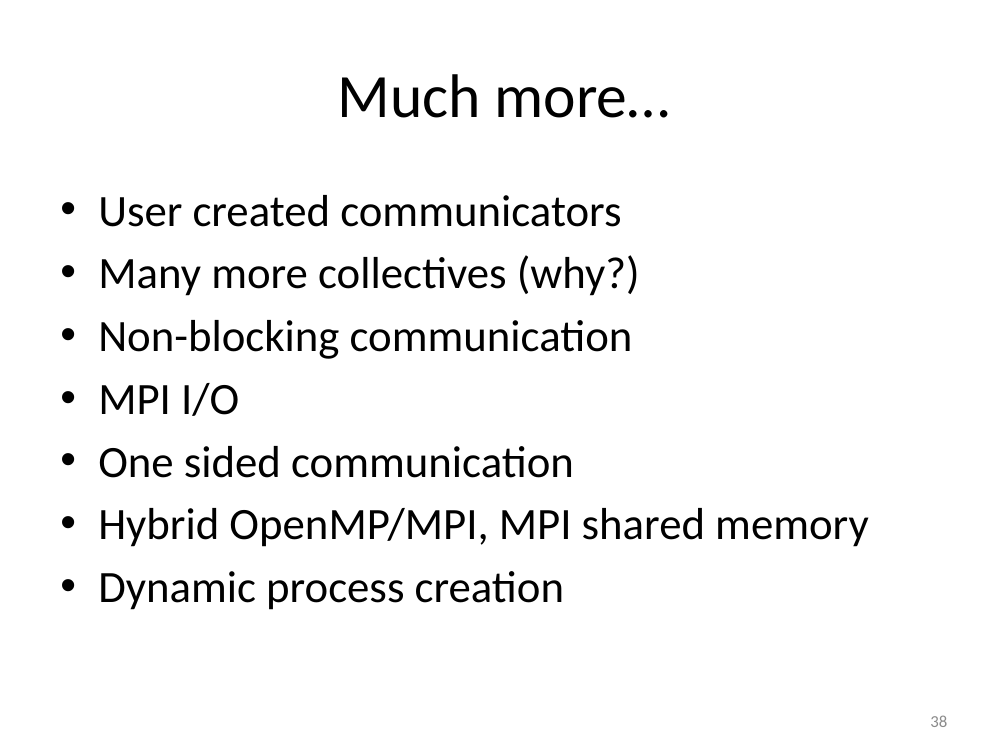
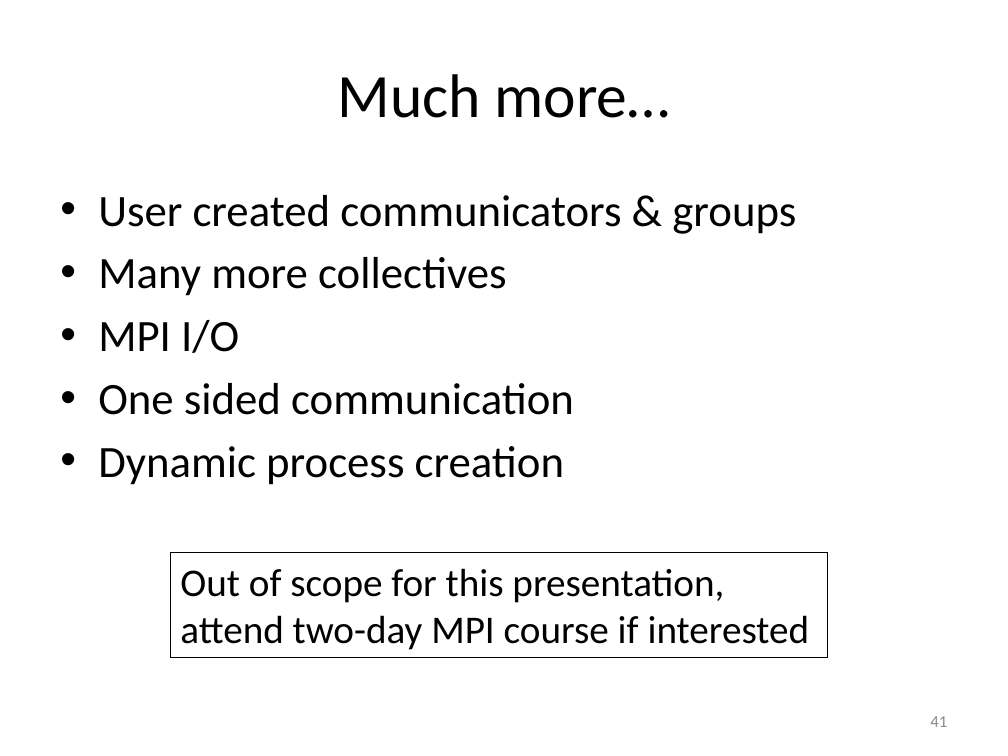
Before and after one commit to gjbex/training-material, a slide deck: slide 41 of Python/Mpi4py/mpi4py.pptx (slide 38 before the commit). Drawn at 1008x756 pixels with LibreOffice and Linux fonts; fonts in the diff are those of the drawing. Boxes give left, top, right and bottom in pixels: in the first picture for what was removed or moved away, otherwise in the second. Text is boxed around its words. In the diff, an @@ line names an element or a change of style, - is before the commit and + after.

Commit message:
Added slides on non-blocking communication; revised conclusions & material not covered

```diff
--- a/Python/Mpi4py/mpi4py.pptx
+++ b/Python/Mpi4py/mpi4py.pptx
@@ text at [98, 195, 796, 296]: text changed @@
-• User created communicators
-• Many more collectives (why?)
-• Non-blocking communication
+• User created communicators & groups
+• Many more collectives
@@ text at [98, 508, 869, 547]: paragraph removed @@
-• Hybrid OpenMP/MPI, MPI shared memory
@@ rectangle added at [170, 552, 828, 657], outline #000000 0.75 pt, 28 pt, text #000000 @@
+Out of scope for this presentation,
+attend two-day MPI course if interested
@@ page number at [930, 716, 947, 727]: text changed @@
-38
+41
```
Also in this commit, not shown: 6 other slides changed, 6 slides added, 2 slides removed.
